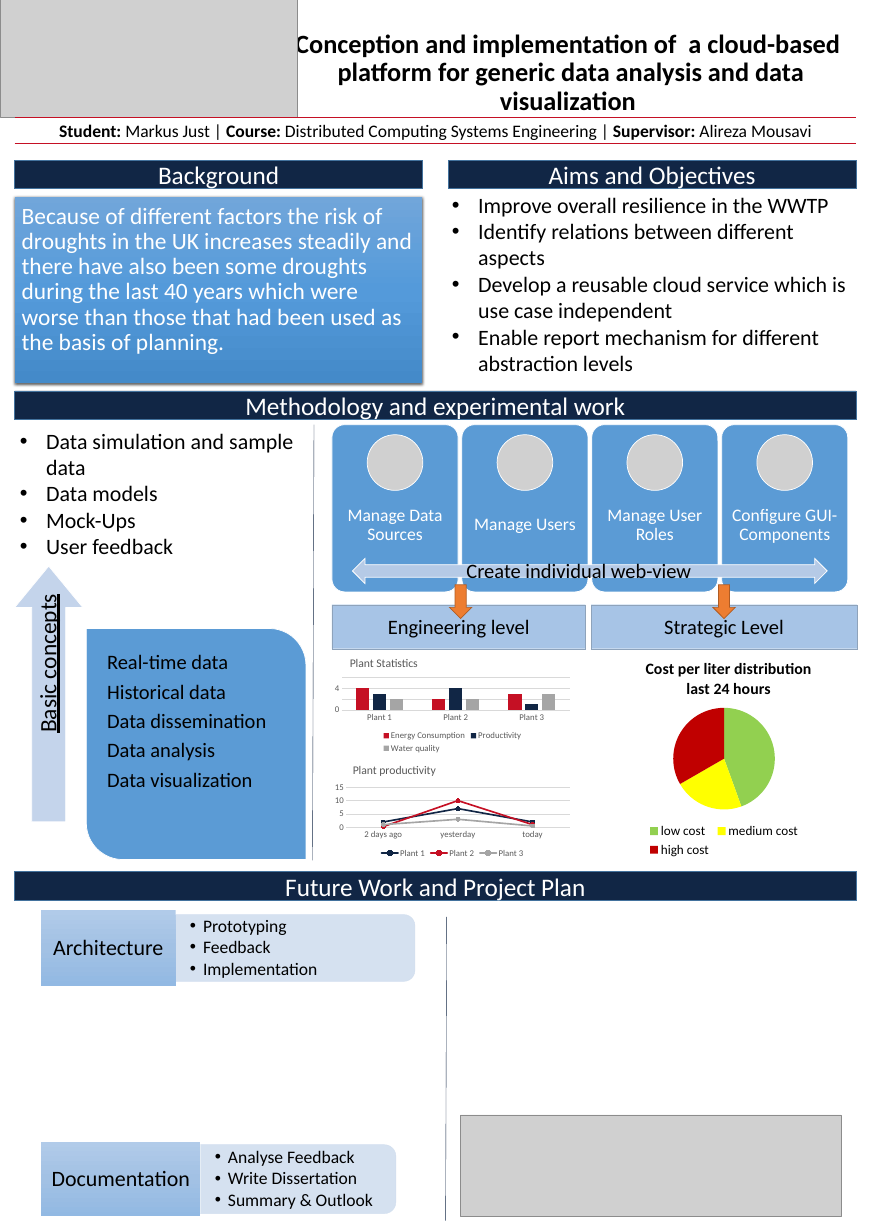
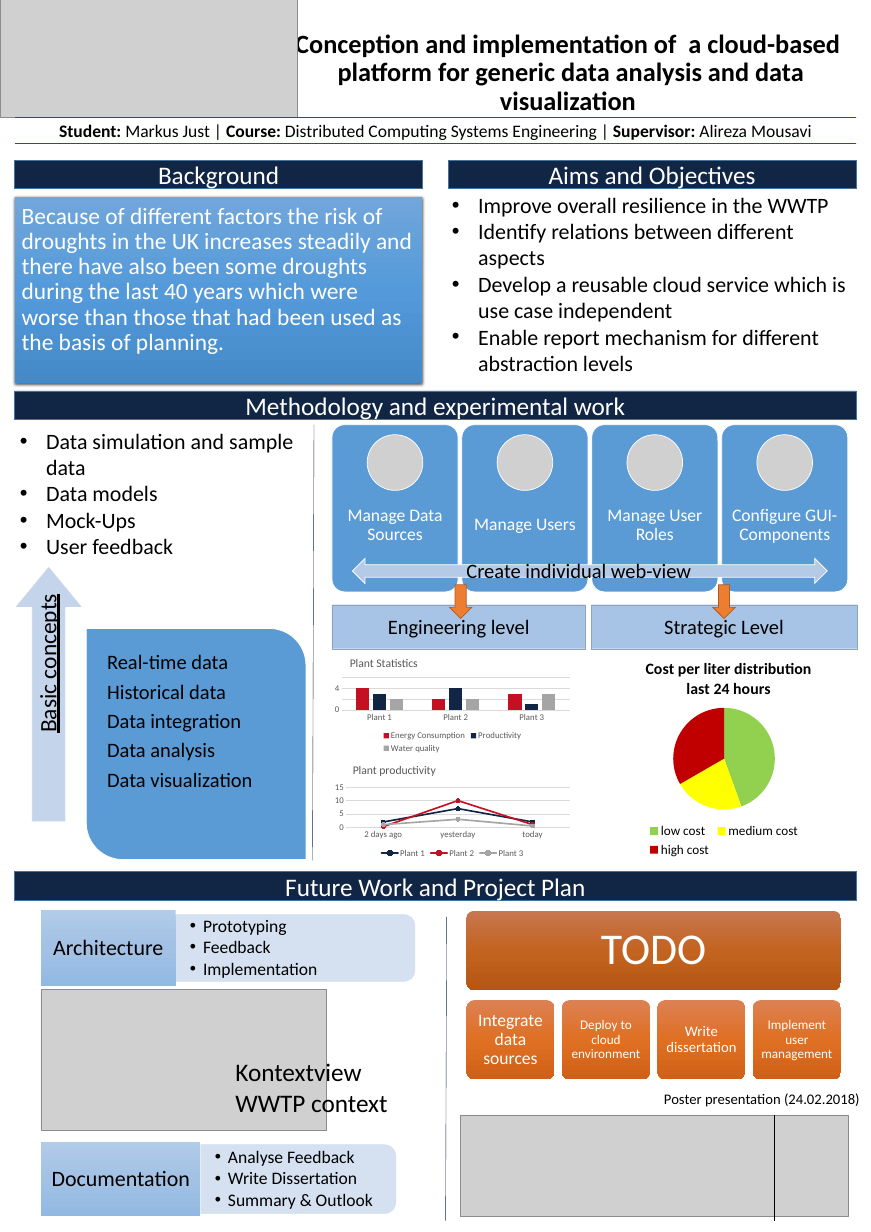
Before and after one commit to Veoh88/MasterDoku, a slide deck: slide 1 of Markus/Poster_Presentation_MarkusJust.pptx. Drawn at 871x1232 pixels with LibreOffice and Linux fonts; fonts in the diff are those of the drawing; grey boxes stand for pictures. Boxes give left, top, right and bottom in pixels: in the first picture for what was removed or moved away, otherwise in the second. Text is boxed around its words. In the diff, an @@ line names an element or a change of style, - is before the commit and + after.

```diff
--- a/Markus/Poster_Presentation_MarkusJust.pptx
+++ b/Markus/Poster_Presentation_MarkusJust.pptx
@@ text at [107, 714, 241, 732]: text changed @@
-Data dissemination
+Data integration
@@ picture added at [41, 990, 326, 1130] @@
@@ group added at [466, 911, 841, 1080]: 5 rounded rectangles, 5 texts @@
+TODO
+Integrate data sources
+Deploy to cloud environment
+Write dissertation
+Implement user management
@@ text added at [235, 1061, 387, 1118], 34.5 pt, text #000000 @@
+Kontextview
+WWTP context
@@ text added at [664, 1093, 860, 1107], 20 pt, text #000000 @@
+Poster presentation (24.02.2018)
@@ picture: place and size @@
-picture at [461, 1115, 841, 1217]
+picture at [461, 1115, 848, 1217]
@@ line added from (775, 1115) to (775, 1221), #000000 0.5 pt @@
```
Also in this commit, not shown: 2 other files.
